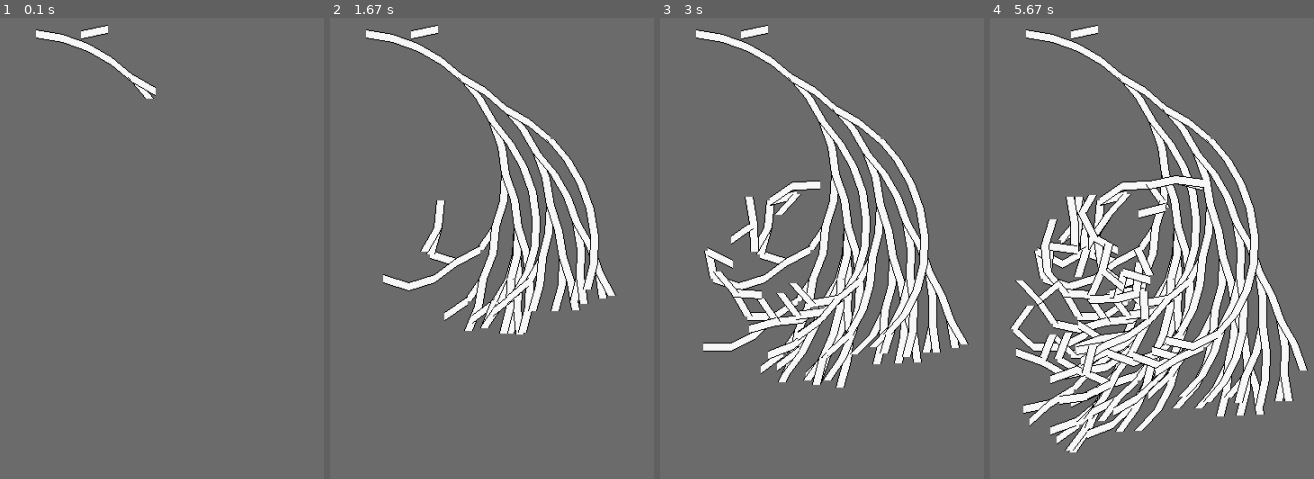
Above: before the commit, frames 1-4 (left to right).
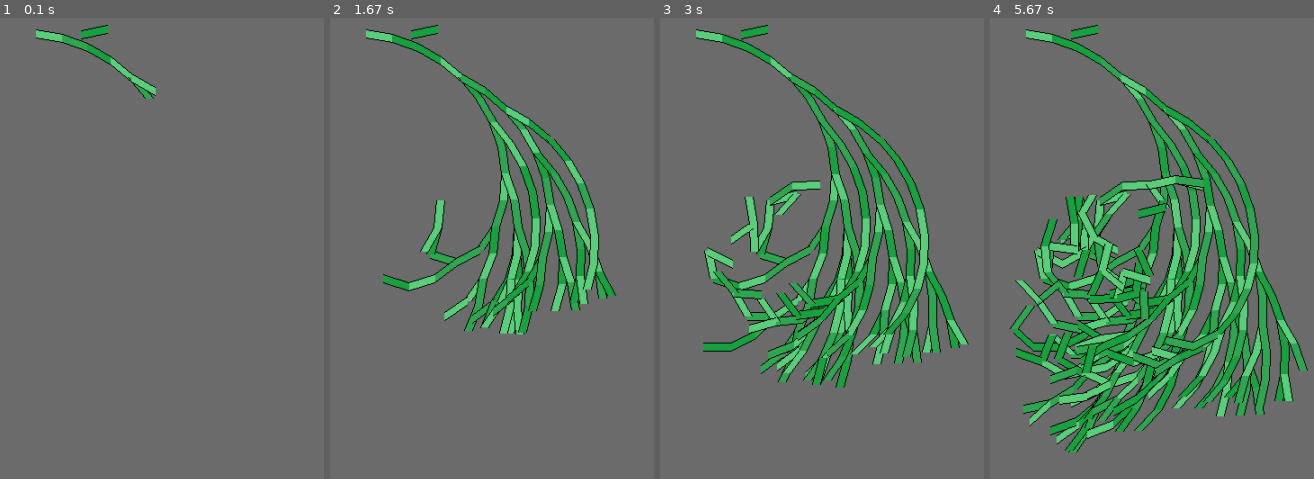
Above: after the commit, the same moments.

Repository: agmui/random_stuff
Game: pygame game, started from Collatz_Conjecture.py
Same seed, same stepped clock (60 frames per second), same inputs: the game is played once before the commit and once after it.
Inputs:
- Up to frame 1 (0.1 s): no input
- Up to frame 2 (1.67 s): no input
- Up to frame 3 (3 s): no input
- Up to frame 4 (5.67 s): no input

The runs differ from the first frame. In frame 1, 0.9% of the frame differs, in the area x 11-49%, y 1-18%; in frame 2, 10%; in frame 3, 17%; in frame 4, 26%, in the area x 6-98%, y 1-95%.

Commit message:
added random colors

Diff:
--- a/Collatz_Conjecture.py
+++ b/Collatz_Conjecture.py
@@ -1,3 +1,5 @@
+import random
+
 import pygame
 import time
 import math
@@ -20,11 +22,20 @@
 
 
 def draw_better_line(GD, pos1, pos2, thicccness):
+    help = random.randint(1, 3)
+    if help == 1:
+        color = (50, 168, 82)
+    elif help == 2:
+        color = (92, 209, 124)
+    else:
+        color = (26, 163, 64)
     pygame.draw.line(GD, (0, 0, 0), pos1, pos2, thicccness)
-    pygame.draw.line(GD, (250, 250, 250), pos1, pos2, thicccness - 2)
+    pygame.draw.line(GD, color, pos1, pos2, thicccness - 2)
 
-def influwence(x,y):
-    return 1+abs(x-y)/50000
+
+def influwence(x, y):
+    return 1 + abs(x - y) / 50000
+
 
 def draw_circle(old_cords, a, num, help_):
     # x should be relative pos of root/ last node
@@ -34,7 +45,7 @@
     a, _ = a
     old_x, old_y = old_cords
     if num / 2 == int(num / 2):
-        a = (angle + a)*influwence(num, tree[help_][0])
+        a = (angle + a) * influwence(num, tree[help_][0])
     else:
         a = -1 * angle + a
     x, y = -line_length * math.sin(a * math.pi / 180) + old_x, line_length * math.cos(a * math.pi / 180) + old_y
@@ -66,7 +77,7 @@
         if event.type == pygame.QUIT:
             crashed = True
     x, help_ = some_pos_function(tree[i][0])
-    a=some_angle_function(tree[i][0])
+    a = some_angle_function(tree[i][0])
     new_x, new_a = draw_circle(x, a, tree[i][0], help_)
     tree[i][4], tree[i][5] = new_x, new_a
 
--- a/Del.py
+++ b/Del.py
@@ -1 +1,3 @@
-print(abs(-10))
+import random
+
+print(random.randint(1,10))
